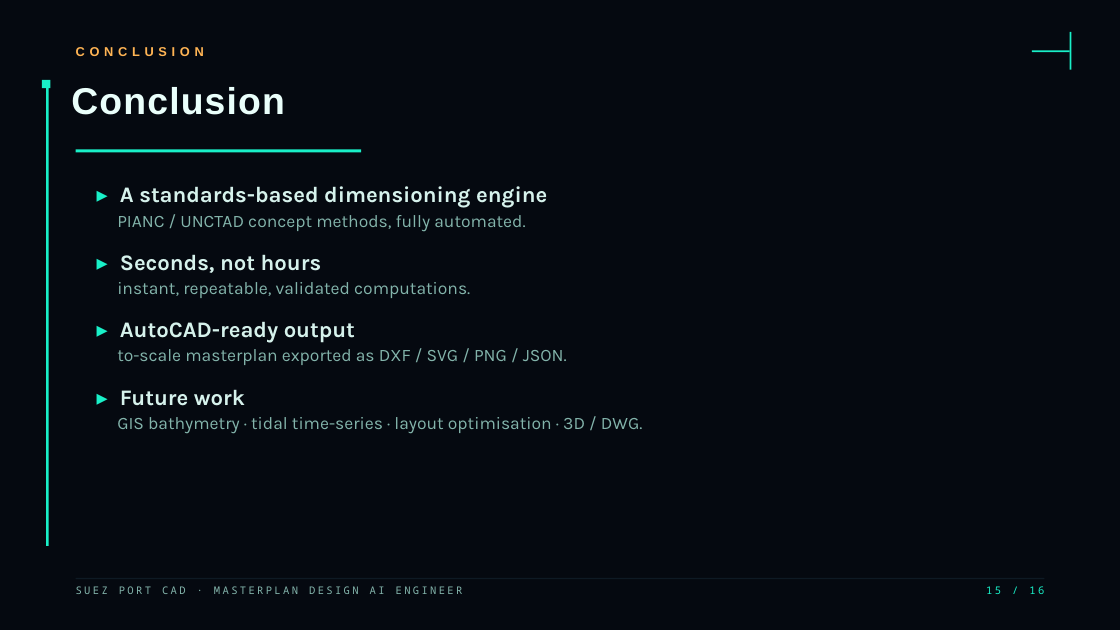
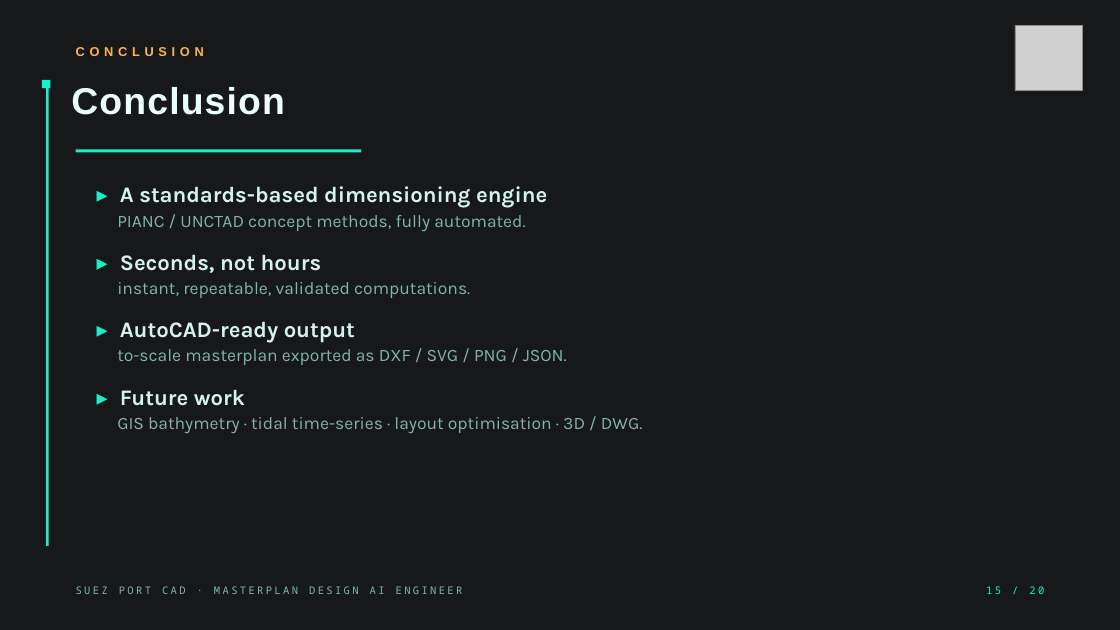
Before and after one commit to MohammedAbdelshafy/suez-cad-generator, a slide deck: slide 15 of presentation/SUEZ_Port_CAD_Graduation.pptx. Drawn at 1120x630 pixels with LibreOffice and Linux fonts; fonts in the diff are those of the drawing; grey boxes stand for pictures; background and template pictures are left out; a plain dark background stands for a picture behind light text. Boxes give left, top, right and bottom in pixels: in the first picture for what was removed or moved away, otherwise in the second. Text is boxed around its words. In the diff, an @@ line names an element or a change of style, - is before the commit and + after.

```diff
--- a/presentation/SUEZ_Port_CAD_Graduation.pptx
+++ b/presentation/SUEZ_Port_CAD_Graduation.pptx
@@ background #FFFFFF to picture (left out) @@
@@ rectangle at (0,0,1120,630): fill #050910 to #03060B at 50% opacity @@
@@ picture added at (1015,25,1083,91) @@
@@ rectangle removed at (1032,50,1070,52) @@
@@ rectangle removed at (1070,32,1071,70) @@
@@ text at (986,586,1044,594): text changed @@
-15 / 16
+15 / 20
```
Also in this commit, not shown: 15 other slides changed, 4 slides added, 29 other files.
